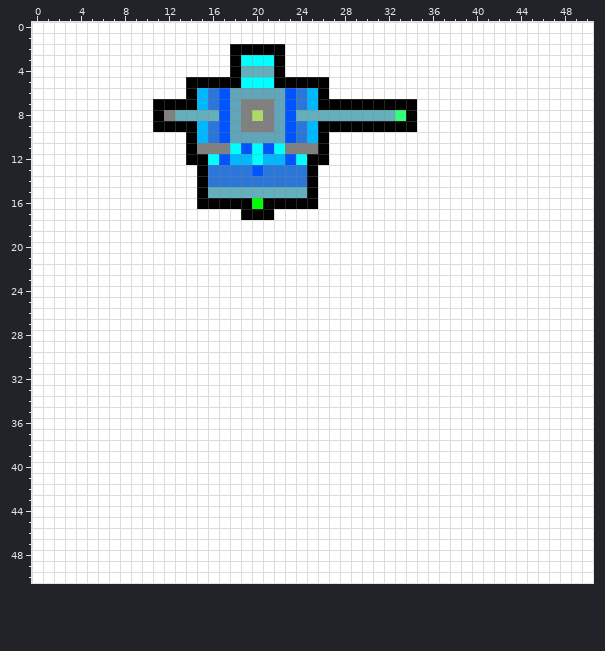
Pixel-art sprite: Assets/GameData/Levels/Water_Sublevels/Painted_WaterLvls/water_lvl1.png. This is how it looked before the edit.
The file is 51x51 pixels.
The result:
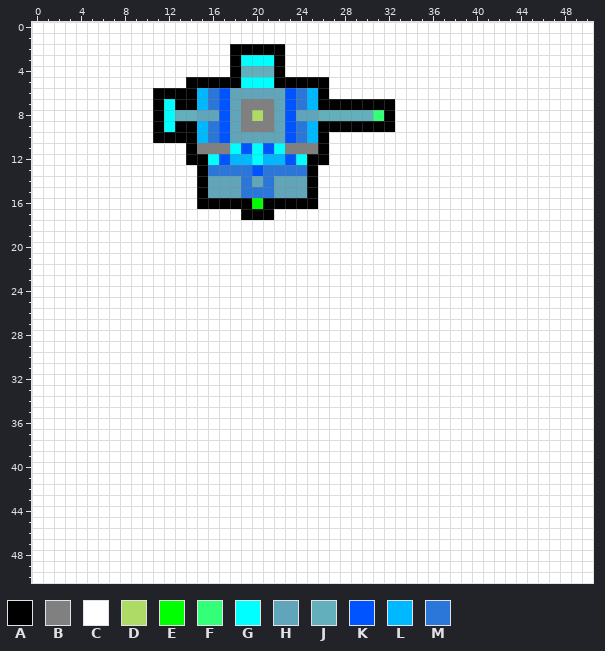
Palette (. is transparent): A #000000  B #808080  C #ffffff  D #addb65  E #00ff00  F #34ff78  G #00ffff  H #60a5ba  J #64afbc  K #0054ff  L #00b8ff  M #2b76d9
Log entry: Ajustes balance grass (completo) y water (parcial)
From old to new:
{"y":6,"x":11,"old":"CCC","new":"AAA"}
{"y":7,"x":12,"old":"A","new":"G"}
{"y":7,"x":33,"old":"AA","new":"CC"}
{"y":8,"x":12,"old":"B","new":"G"}
{"y":8,"x":15,"old":"JJ","new":"HH"}
{"y":8,"x":24,"old":"JJ","new":"HH"}
{"y":8,"x":31,"old":"JJFA","new":"FACC"}
{"y":9,"x":12,"old":"A","new":"G"}
{"y":9,"x":33,"old":"AA","new":"CC"}
{"y":10,"x":11,"old":"CCC","new":"AAA"}
{"y":14,"x":16,"old":"MMM","new":"HHH"}
{"y":14,"x":20,"old":"M","new":"H"}
{"y":14,"x":22,"old":"MMM","new":"HHH"}
{"y":15,"x":16,"old":"JJJJJJJJJ","new":"HHHMMMHHH"}
{"label":"changed","picture_box":[153,88,318,198]}
{"label":"changed","picture_box":[373,99,417,132]}
